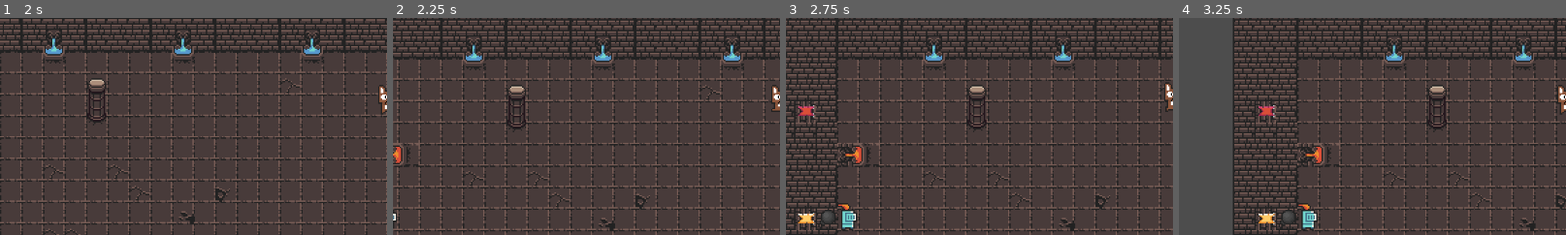
Above: before the commit, frames 1-4 (left to right).
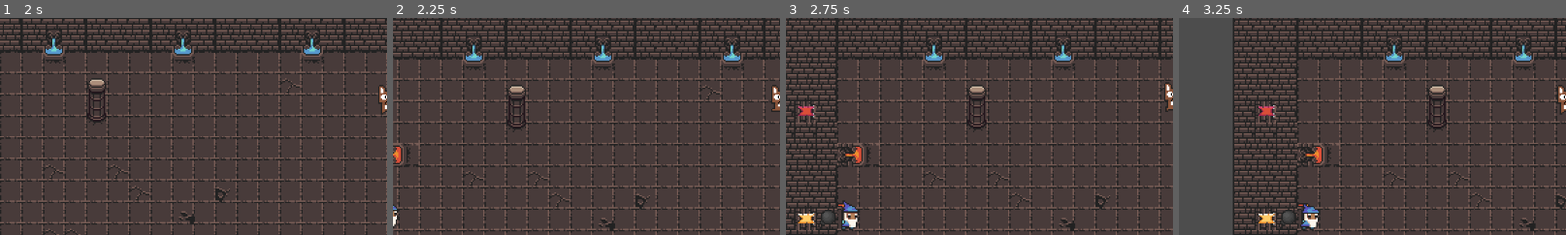
Above: after the commit, the same moments.

Repository: Naigma/proyecto_godot_2526
Game: Godot game, scene res://modules/levels/tutorial/tutorial.tscn
The game is run twice, just before and just after one commit, with the same random seed, the same clock (stepped at 60 frames per second) and the same inputs. The project has no main scene, so this scene is started directly.
Inputs:
- Up to frame 1 (2 s): tap Enter at 0.5 s; hold W (up) from 0.53 s (still down)
- Up to frame 2 (2.25 s): release W (up) at 2.03 s; hold A (left) from 2.03 s (still down)
- Up to frame 3 (2.75 s): keep holding A (left)
- Up to frame 4 (3.25 s): keep holding A (left)
The pictures show only the part of the screen within x 0-50%, y 33-83%; the shares and areas given below are measured in that part.

Frame 1 is identical in both runs. In frame 2, less than 0.1% of the frame differs, in the area x 0-2%, y 86-96%; in frame 3, 0.4%, in the area x 14-20%, y 83-97%; in frame 4, 0.4%.

Commit message:
Npc basics

Diff:
--- a/modules/levels/tutorial/tutorial.tscn
+++ b/modules/levels/tutorial/tutorial.tscn
@@ -1,7 +1,8 @@
-[gd_scene load_steps=3 format=4 uid="uid://qs8d6amfty5y"]
+[gd_scene load_steps=4 format=4 uid="uid://qs8d6amfty5y"]
 
 [ext_resource type="TileSet" uid="uid://btkypbfva5y1w" path="res://modules/levels/dungeon_tileset.tres" id="1_tgt3j"]
 [ext_resource type="PackedScene" uid="uid://dqpskonrnh6cg" path="res://modules/player/player.tscn" id="2_3rof0"]
+[ext_resource type="PackedScene" uid="uid://v2160yea1f5f" path="res://modules/npc/npc.tscn" id="3_hx33g"]
 
 [node name="Tutorial" type="Node2D"]
 
@@ -15,3 +16,7 @@
 
 [node name="Player" parent="." instance=ExtResource("2_3rof0")]
 position = Vector2(416, 240)
+
+[node name="NPC" parent="." instance=ExtResource("3_hx33g")]
+position = Vector2(105, 174)
+dialogue = "me cachis que tal"
--- /dev/null
+++ b/modules/npc/npc.gd
@@ -0,0 +1,8 @@
+extends CharacterBody2D
+class_name NPC
+
+@export var dialogue: String
+@onready var dialogue_label: Label = $DialogueLabel
+
+func interact():
+	dialogue_label.text = dialogue
--- /dev/null
+++ b/modules/npc/npc.tscn
@@ -0,0 +1,88 @@
+[gd_scene load_steps=12 format=3 uid="uid://v2160yea1f5f"]
+
+[ext_resource type="Script" uid="uid://o5ukxibmgl4e" path="res://modules/npc/npc.gd" id="1_2t726"]
+[ext_resource type="Texture2D" uid="uid://cbapop31wyj7o" path="res://assets/dungeon_tileset_ii/0x72_DungeonTilesetII_v1.7.png" id="2_mtbch"]
+
+[sub_resource type="AtlasTexture" id="AtlasTexture_onl7p"]
+atlas = ExtResource("2_mtbch")
+region = Rect2(128, 160, 16, 32)
+
+[sub_resource type="AtlasTexture" id="AtlasTexture_uaj5u"]
+atlas = ExtResource("2_mtbch")
+region = Rect2(144, 160, 16, 32)
+
+[sub_resource type="AtlasTexture" id="AtlasTexture_riolo"]
+atlas = ExtResource("2_mtbch")
+region = Rect2(160, 160, 16, 32)
+
+[sub_resource type="AtlasTexture" id="AtlasTexture_fswnw"]
+atlas = ExtResource("2_mtbch")
+region = Rect2(176, 160, 16, 32)
+
+[sub_resource type="AtlasTexture" id="AtlasTexture_8h6d0"]
+atlas = ExtResource("2_mtbch")
+region = Rect2(192, 160, 16, 32)
+
+[sub_resource type="AtlasTexture" id="AtlasTexture_hdi5g"]
+atlas = ExtResource("2_mtbch")
+region = Rect2(208, 160, 16, 32)
+
+[sub_resource type="AtlasTexture" id="AtlasTexture_8lsim"]
+atlas = ExtResource("2_mtbch")
+region = Rect2(224, 160, 16, 32)
+
+[sub_resource type="SpriteFrames" id="SpriteFrames_sl643"]
+animations = [{
+"frames": [{
+"duration": 1.0,
+"texture": SubResource("AtlasTexture_onl7p")
+}, {
+"duration": 1.0,
+"texture": SubResource("AtlasTexture_uaj5u")
+}, {
+"duration": 1.0,
+"texture": SubResource("AtlasTexture_riolo")
+}, {
+"duration": 1.0,
+"texture": SubResource("AtlasTexture_fswnw")
+}, {
+"duration": 1.0,
+"texture": SubResource("AtlasTexture_8h6d0")
+}, {
+"duration": 1.0,
+"texture": SubResource("AtlasTexture_hdi5g")
+}, {
+"duration": 1.0,
+"texture": SubResource("AtlasTexture_8lsim")
+}],
+"loop": true,
+"name": &"default",
+"speed": 5.5
+}]
+
+[sub_resource type="CapsuleShape2D" id="CapsuleShape2D_ukiok"]
+radius = 8.0
+height = 22.0
+
+[node name="NPC" type="CharacterBody2D"]
+script = ExtResource("1_2t726")
+
+[node name="AnimatedSprite2D" type="AnimatedSprite2D" parent="."]
+sprite_frames = SubResource("SpriteFrames_sl643")
+autoplay = "default"
+frame_progress = 0.60073817
+
+[node name="CollisionShape2D" type="CollisionShape2D" parent="."]
+position = Vector2(0, 7)
+shape = SubResource("CapsuleShape2D_ukiok")
+
+[node name="DialogueLabel" type="Label" parent="."]
+anchors_preset = -1
+anchor_right = 0.5
+anchor_bottom = 1.0
+offset_left = -57.0
+offset_top = -26.0
+offset_right = 57.0
+offset_bottom = -3.0
+grow_horizontal = 2
+grow_vertical = 0
--- a/project.godot
+++ b/project.godot
@@ -36,6 +36,11 @@
 "events": [Object(InputEventKey,"resource_local_to_scene":false,"resource_name":"","device":-1,"window_id":0,"alt_press …(192 unchanged characters)…
 ]
 }
+interact={
+"deadzone": 0.2,
+"events": [Object(InputEventKey,"resource_local_to_scene":false,"resource_name":"","device":-1,"window_id":0,"alt_pressed":false,"shift_pressed":false,"ctrl_pressed":false,"meta_pressed":false,"pressed":false,"keycode":0,"physical_keycode":69,"key_label":0,"unicode":101,"location":0,"echo":false,"script":null)
+]
+}
 
 [rendering]
 
Not shown, added: modules/npc/npc.gd.uid
Not shown, changed: assets/DESIGN.md
